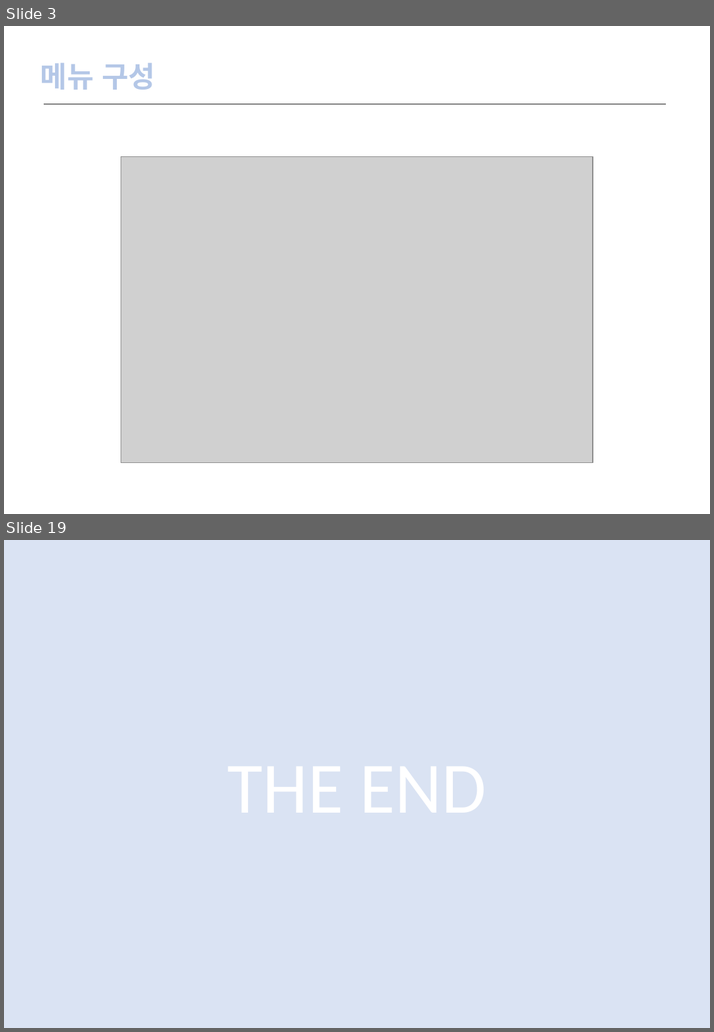
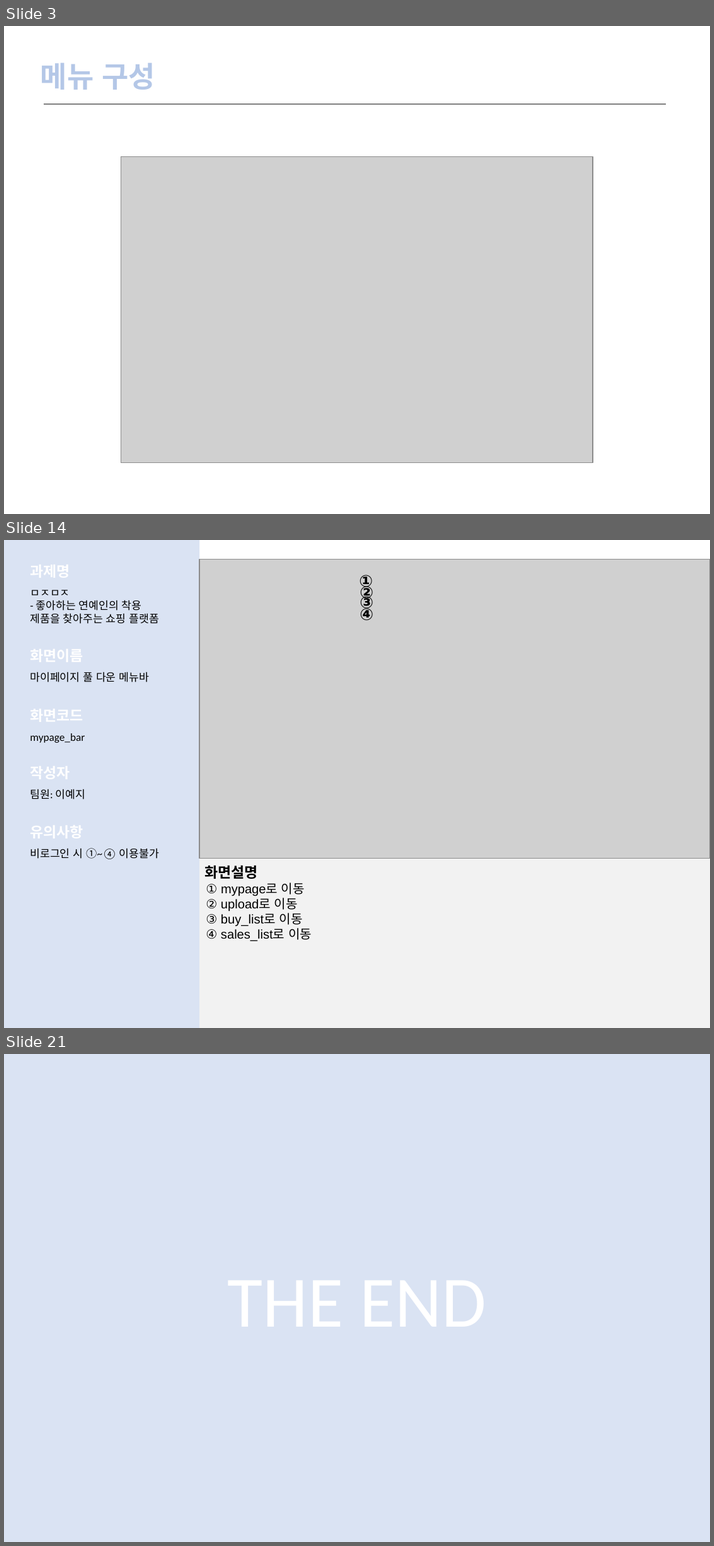
Before and after one commit to LeticiaKang/Project_Idol-Fandom-WebPlaform, a slide deck: 1. 산출문서/화면설계서(실전)/화면설계서_서식(1조. HappyVirus) (실전).pptx. Shown one above the other, each under a label of ours: slides 3 and 19 before the commit, slides 3, 14 and 21 after it; the slides between them are not shown. The pictures are 714x1032 and 714x1546 pixels, drawn with LibreOffice and Linux fonts; fonts in the diff are those of the drawing; grey boxes stand for pictures. Boxes give left, top, right and bottom in pixels: in the first picture for what was removed or moved away, otherwise in the second. Text is boxed around its words. In the diff, an @@ line names an element or a change of style, - is before the commit and + after.

Commit message:
산출문서 수정
- 화면설계서
- 데이터베이스 요구사항 분석서

```diff
--- a/1. 산출문서/화면설계서(실전)/화면설계서_서식(1조. HappyVirus) (실전).pptx
+++ b/1. 산출문서/화면설계서(실전)/화면설계서_서식(1조. HappyVirus) (실전).pptx
@@ slide 14 added at [4, 540, 710, 1028], background #FFFFFF @@
@@ rectangle added at [4, 540, 199, 1028], fill #DAE3F3 @@
@@ picture added at [199, 560, 710, 859] @@
@@ text added at [359, 575, 373, 590], 18 pt, text #000000, bold @@
+①
@@ text added at [30, 590, 159, 624], 12 pt, text #000000 @@
+ㅁㅈㅁㅈ
+- 좋아하는 연예인의 착용 제품을 찾아주는 쇼핑 플랫폼
@@ text added at [359, 585, 373, 601], 18 pt, text #000000, bold @@
+②
@@ text added at [359, 595, 373, 612], 18 pt, text #000000, bold @@
+③
@@ text added at [359, 607, 373, 621], 18 pt, text #000000, bold @@
+④
@@ text added at [30, 672, 150, 682], 12 pt, text #000000 @@
+마이페이지 풀 다운 메뉴바
@@ text added at [30, 733, 85, 743], 12 pt, text #000000 @@
+mypage_bar
@@ text added at [30, 789, 85, 800], 12 pt, text #000000 @@
+팀원: 이예지
@@ text added at [30, 848, 159, 859], 12 pt, text #000000 @@
+비로그인 시 ①~④ 이용불가
@@ rectangle added at [199, 859, 710, 1028], fill #F2F2F2 @@
@@ text added at [204, 865, 257, 879], 16 pt, text #000000, bold @@
+화면설명
@@ text added at [206, 883, 311, 941], 14 pt, text #000000 @@
+① mypage로 이동
+② upload로 이동
+③ buy_list로 이동
+④ sales_list로 이동
@@ what was slide 19 is now slide 21 @@
```
Also in this commit, not shown: 16 slides changed, 1 other slide added, 1 other file.
